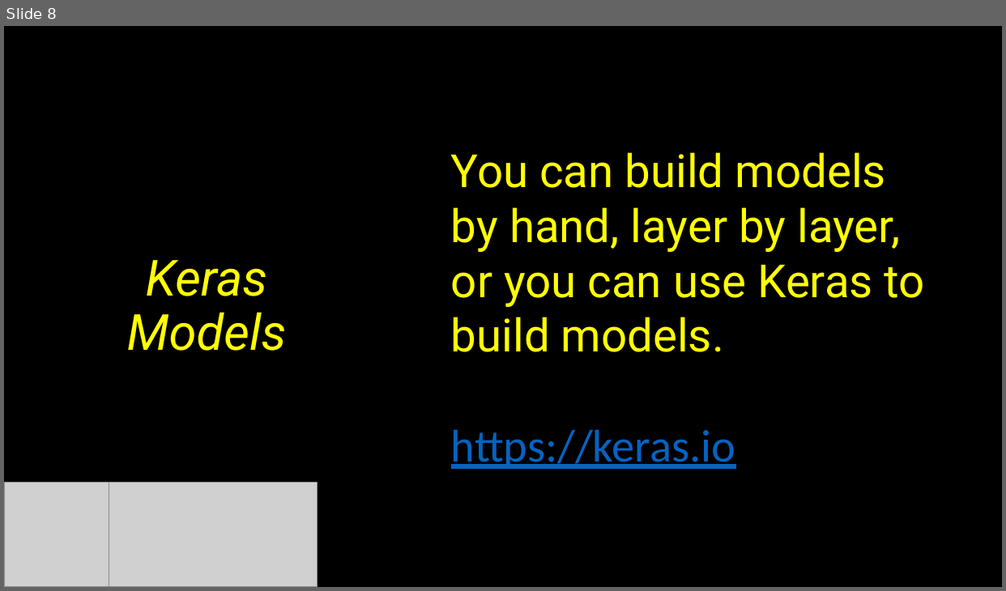
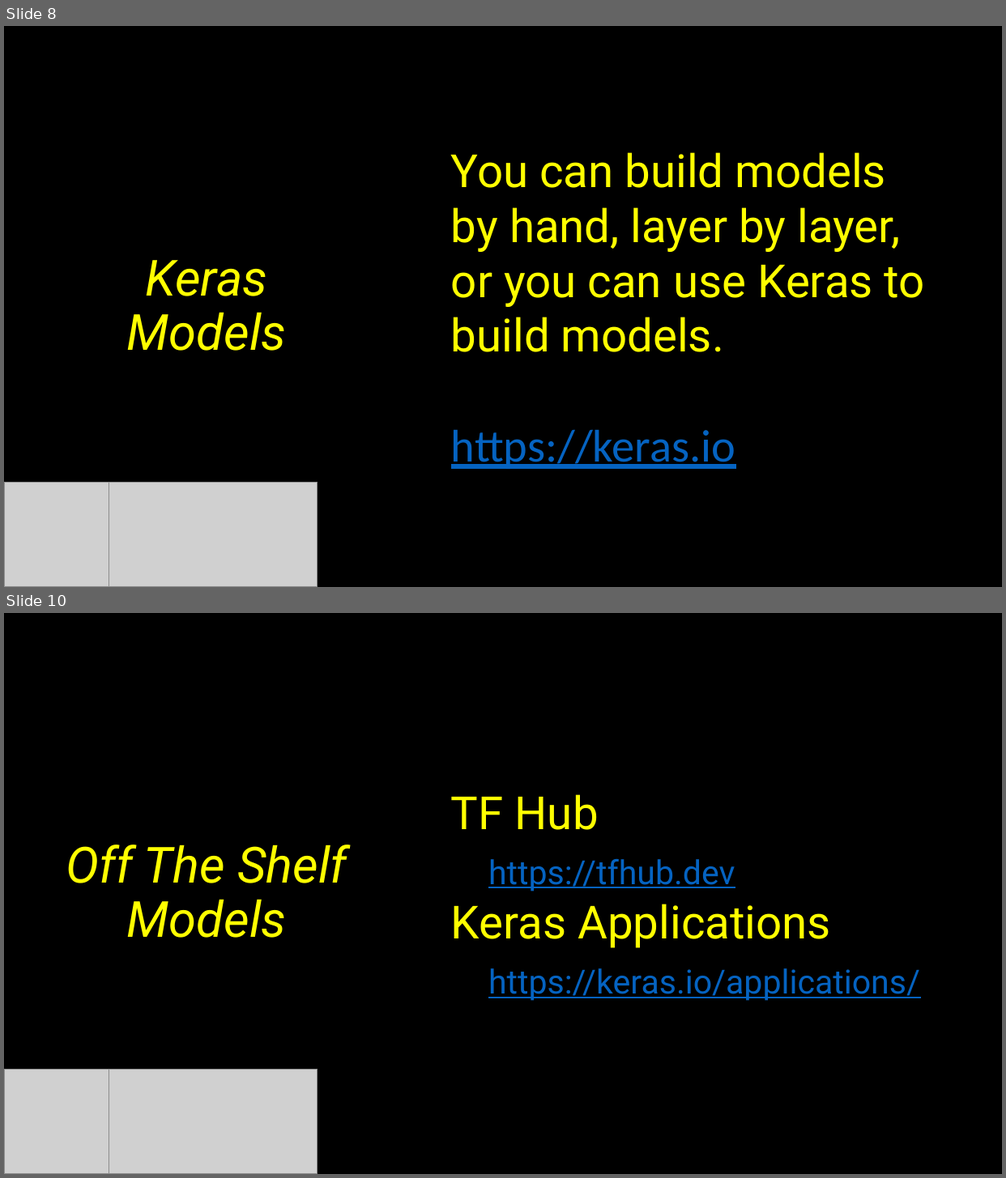
Before and after one commit to krakrjak/data-science-meetup-2019-12-12, a slide deck: TensorFlow For The Masses.pptx. Shown one above the other, each under a label of ours: slide 8 before the commit, slides 8 and 10 after it; the slides between them are not shown. The pictures are 1006x591 and 1006x1178 pixels, drawn with LibreOffice and Linux fonts; fonts in the diff are those of the drawing; grey boxes stand for pictures. Boxes give left, top, right and bottom in pixels: in the first picture for what was removed or moved away, otherwise in the second. Text is boxed around its words. In the diff, an @@ line names an element or a change of style, - is before the commit and + after.

```diff
--- a/TensorFlow For The Masses.pptx
+++ b/TensorFlow For The Masses.pptx
@@ slide 10 added at <box>4,613,1002,1174</box>, background #000000 @@
@@ text added at <box>451,794,920,1001</box>, 32 pt, text #0563C1, underline @@
+TF Hub
+https://tfhub.dev
+Keras Applications
+https://keras.io/applications/
@@ title added at <box>66,845,347,938</box>, 48 pt, text #FFFF00, italic @@
+Off The Shelf Models
@@ picture added at <box>4,1069,109,1174</box> @@
@@ picture added at <box>109,1069,317,1174</box> @@
```
Also in this commit, not shown: 4 other slides added, 1 other file.
